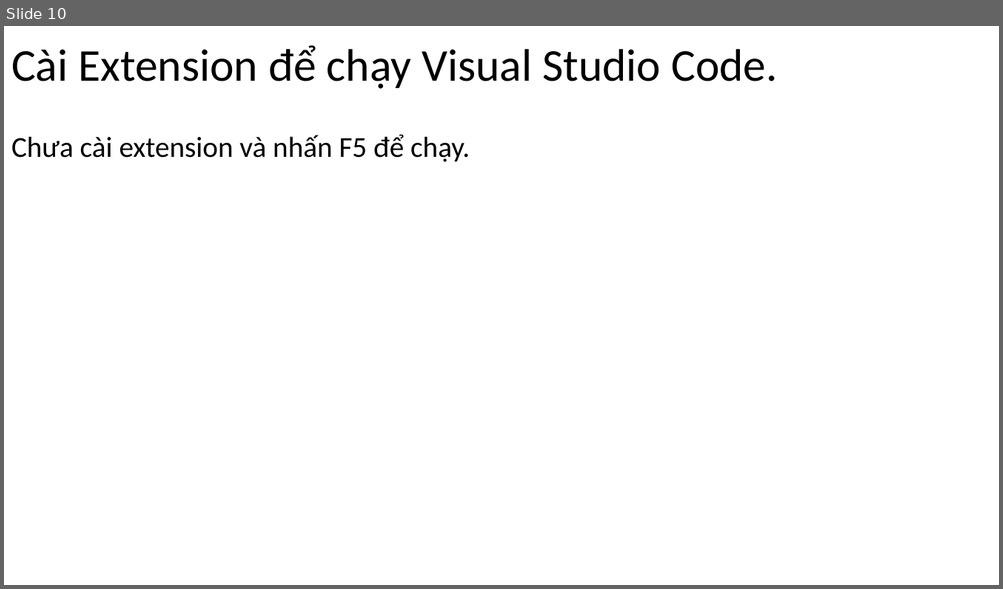
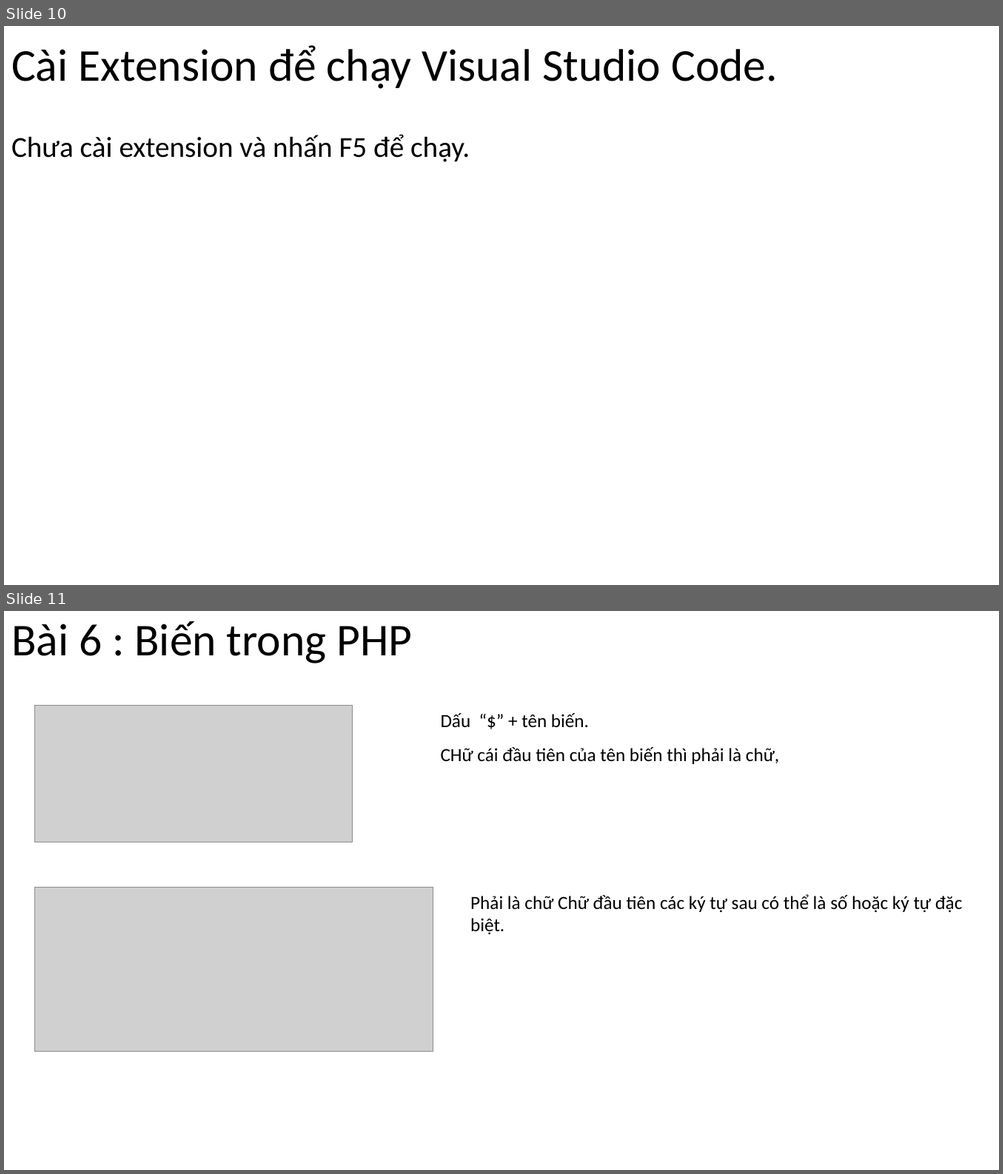
Before and after one commit to DangVanDoan05/LapTrinhWebPHP, a slide deck: Các khái niệm cơ bản của PHP.pptx. Shown one above the other, each under a label of ours: slide 10 before the commit, slides 10 and 11 after it. The pictures are 1003x589 and 1003x1174 pixels, drawn with LibreOffice and Linux fonts; fonts in the diff are those of the drawing; grey boxes stand for pictures. Boxes give left, top, right and bottom in pixels: in the first picture for what was removed or moved away, otherwise in the second. Text is boxed around its words. In the diff, an @@ line names an element or a change of style, - is before the commit and + after.

```diff
--- a/Các khái niệm cơ bản của PHP.pptx
+++ b/Các khái niệm cơ bản của PHP.pptx
@@ slide 11 added at box(4, 611, 999, 1170), background #FFFFFF @@
@@ title added at box(11, 621, 412, 664), 44 pt, text #000000 @@
+Bài 6 : Biến trong PHP
@@ picture added at box(35, 705, 353, 843) @@
@@ text added at box(441, 713, 589, 728), 18 pt, text #000000 @@
+Dấu “$” + tên biến.
@@ text added at box(441, 747, 779, 764), 18 pt, text #000000 @@
+CHữ cái đầu tiên của tên biến thì phải là chữ,
@@ picture added at box(35, 887, 433, 1052) @@
@@ text added at box(470, 894, 962, 935), 18 pt, text #000000 @@
+Phải là chữ Chữ đầu tiên các ký tự sau có thể là số hoặc ký tự đặc biệt.
```
Also in this commit, not shown: 1 other slide added, 2 slides removed.
